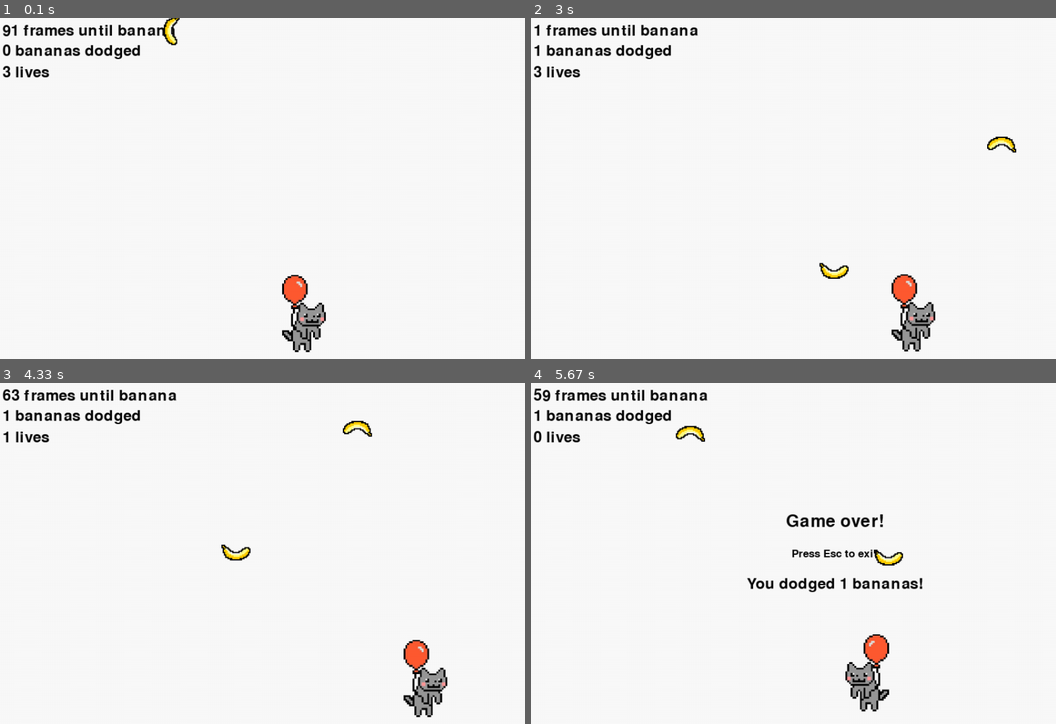
Above: before the commit, frames 1-4 (two rows, left to right).
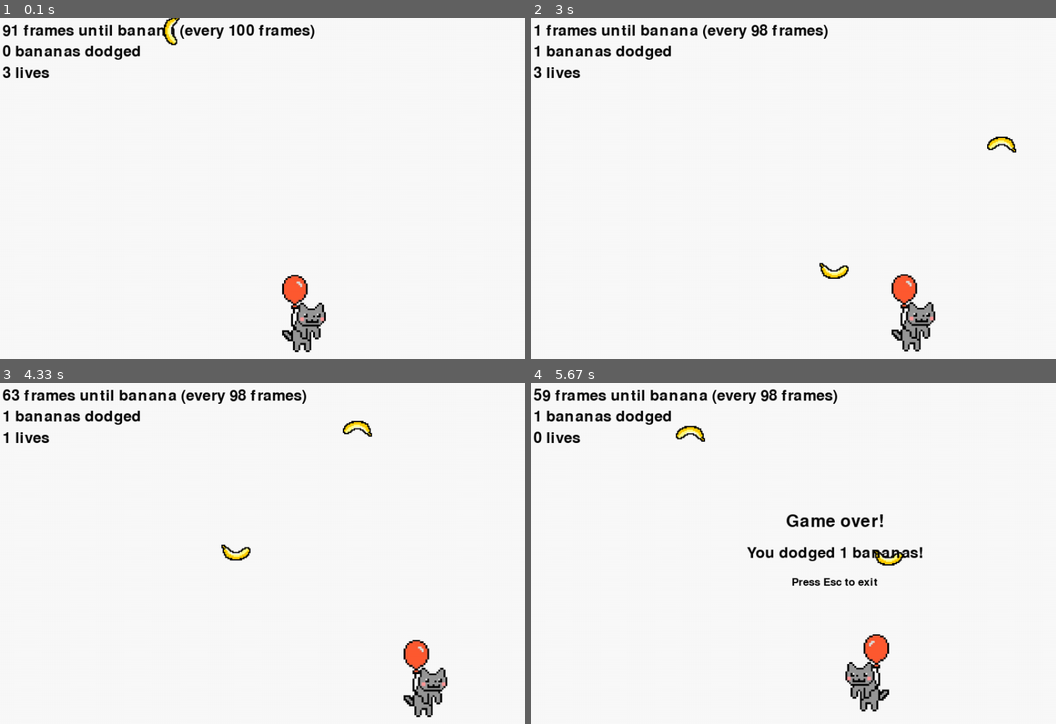
Above: after the commit, the same moments.

Repository: MikeCroall/MyPyGame
Game: pygame game, started from src/main.py
Two runs of this game, one before a commit and one after it. Both use one fixed random seed, a clock stepped at 60 frames per second and the inputs below.
Inputs:
- Up to frame 1 (0.1 s): no input
- Up to frame 2 (3 s): hold Right 0.33-0.8 s; hold Right 0.83-1.3 s; hold Left 1.33-1.87 s; hold Left 1.9-2.3 s; hold Right 2.33-2.97 s
- Up to frame 3 (4.33 s): hold Left 3-3.47 s; hold Right 3.5-3.97 s; hold Right from 4 s (still down)
- Up to frame 4 (5.67 s): release Right at 4.47 s; hold Left 4.5-5.03 s; hold Left 5.07-5.47 s

The runs differ from the first frame. In frame 1, 0.9% of the frame differs, in the area x 0-60%, y 1-18%; in frame 2, 0.8%; in frame 3, 0.8%; in frame 4, 2.1%, in the area x 0-75%, y 1-62%.

Commit message:
Refactoring

Diff:
--- a/src/main.py
+++ b/src/main.py
@@ -89,7 +89,7 @@
             bananas = [b for b in bananas if b not in rem]
 
             # update labels ready for drawing
-            labels[0].set_text("{} frames until banana".format(frames_until_spawn))
+            labels[0].set_text("{} frames until banana (every {} frames)".format(frames_until_spawn, spawn_rate))
             labels[1].set_text("{} bananas dodged".format(bananas_dodged))
             labels[2].set_text("{} lives".format(lives))
 
@@ -135,8 +135,8 @@
     bdl_rect.centerx = background.get_rect().centerx
     eel_rect.centerx = background.get_rect().centerx
     gol_rect.bottom = background.get_rect().centery - gol_rect.height - 10
-    bdl_rect.top = background.get_rect().centery + bdl_rect.height + 10
-    eel_rect.centery = background.get_rect().centery
+    bdl_rect.centery = background.get_rect().centery
+    eel_rect.top = background.get_rect().centery + gol_rect.height + 10
 
     screen.blit(game_over_label, gol_rect)
     screen.blit(bananas_dodged_label, bdl_rect)
@@ -152,5 +152,8 @@
 
 
 if __name__ == "__main__":
-    main()
+    try:
+        main()
+    except KeyboardInterrupt as ex:
+        print("Please exit using the X button, or Esc on the death screen next time!")
     print("See you again soon!")
